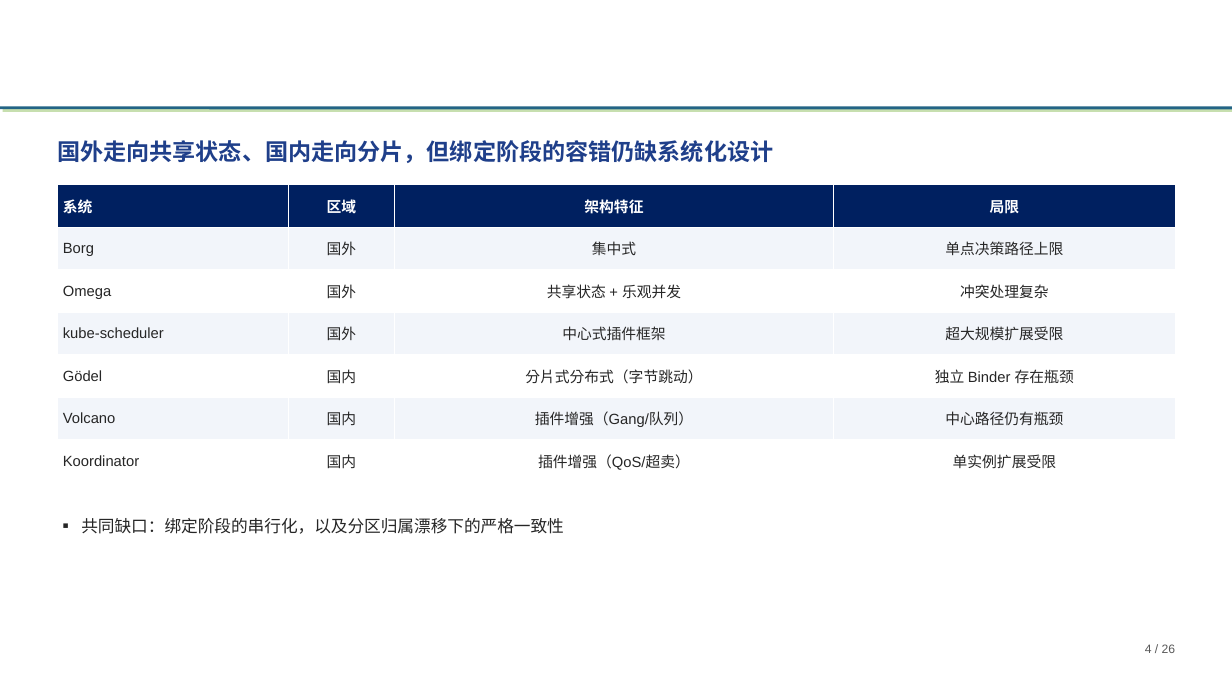
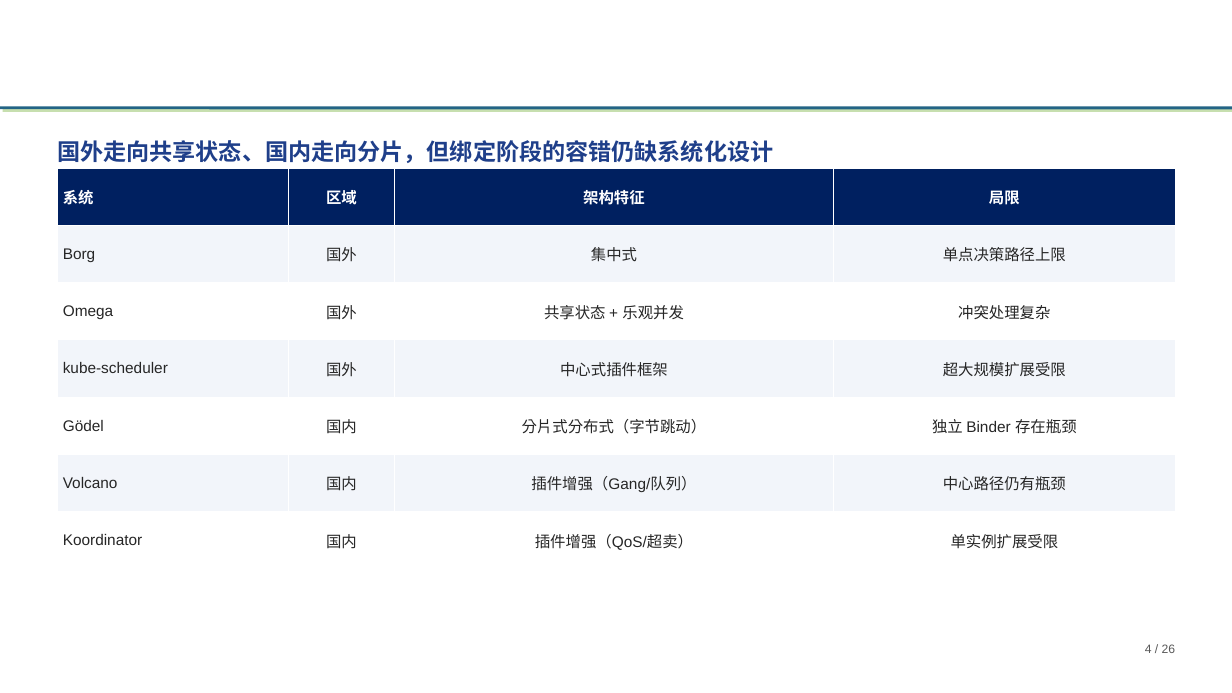
Before and after one commit to tengfei86/godel-scheduler, a slide deck: slide 4 of docs/thesis/defense/基于etcd的分布式Kubernetes调度器研究与实现-高铜.pptx. Drawn at 1232x693 pixels with LibreOffice and Linux fonts; fonts in the diff are those of the drawing; background and template pictures are left out. Boxes give left, top, right and bottom in pixels: in the first picture for what was removed or moved away, otherwise in the second. Text is boxed around its words. In the diff, an @@ line names an element or a change of style, - is before the commit and + after.

```diff
--- a/docs/thesis/defense/基于etcd的分布式Kubernetes调度器研究与实现-高铜.pptx
+++ b/docs/thesis/defense/基于etcd的分布式Kubernetes调度器研究与实现-高铜.pptx
@@ table at bbox=[57, 168, 1176, 569] @@
@@ size 11.5 to 12 pt @@
@@ table: place and size @@
-table at bbox=[57, 185, 1176, 482]
+table at bbox=[57, 168, 1176, 569]
@@ text removed at bbox=[81, 518, 564, 534] @@
-▪ 共同缺口：绑定阶段的串行化，以及分区归属漂移下的严格一致性
```
Also in this commit, not shown: 2 other files.
